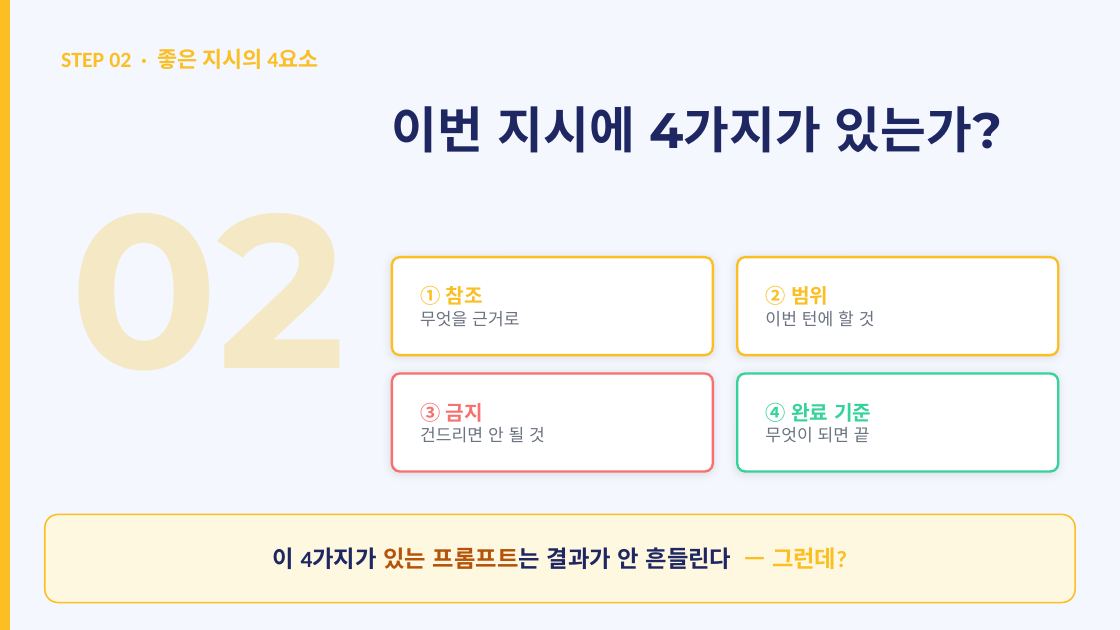
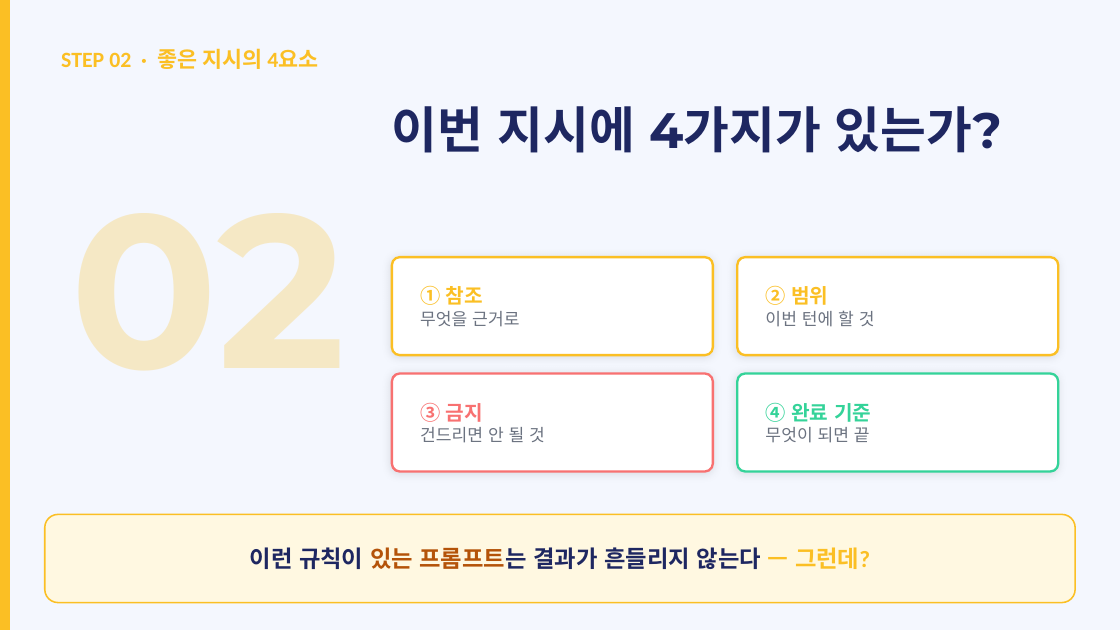
Before and after one commit to hb9397/ai-agent-harness-docs, a slide deck: slide 6 of education/vibe-coding-training/02_개념_서사.pptx. Drawn at 1120x630 pixels with LibreOffice and Linux fonts; fonts in the diff are those of the drawing. Boxes give left, top, right and bottom in pixels: in the first picture for what was removed or moved away, otherwise in the second. Text is boxed around its words. In the diff, an @@ line names an element or a change of style, - is before the commit and + after.

```diff
--- a/education/vibe-coding-training/02_개념_서사.pptx
+++ b/education/vibe-coding-training/02_개념_서사.pptx
@@ text at <box>250,547,870,569</box>: text changed @@
-이 4가지가 있는 프롬프트는 결과가 안 흔들린다 — 그런데?
+이런 규칙이 있는 프롬프트는 결과가 흔들리지 않는다 — 그런데?
```
Also in this commit, not shown: 7 other slides changed, 3 other files.
